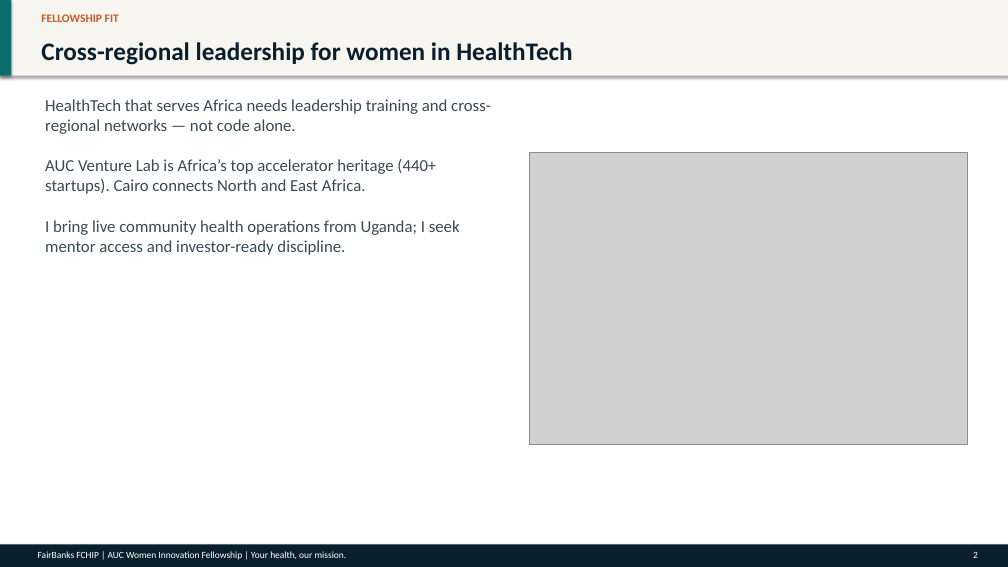
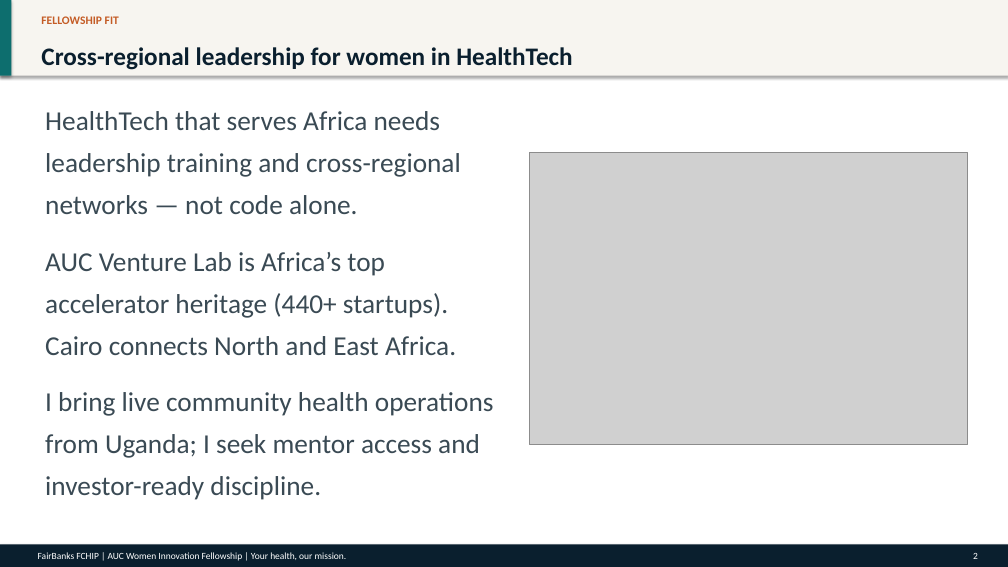
Before and after one commit to WASSWA2624/fairbanks, a slide deck: slide 2 of applications/auc/documents/auc_ppt.pptx. Drawn at 1008x567 pixels with LibreOffice and Linux fonts; fonts in the diff are those of the drawing; grey boxes stand for pictures. Boxes give left, top, right and bottom in pixels: in the first picture for what was removed or moved away, otherwise in the second. Text is boxed around its words. In the diff, an @@ line names an element or a change of style, - is before the commit and + after.

Commit message:
Enhance PowerPoint generation scripts across multiple applications by introducing balanced text box sizing and vertical alignment for improved readability. Update font sizes for various text elements to ensure consistency and clarity in presentations. Adjust document formatting rules to align with project branding and enhance overall presentation quality.

```diff
--- a/applications/auc/documents/auc_ppt.pptx
+++ b/applications/auc/documents/auc_ppt.pptx
@@ text "FELLOWSHIP FIT" at [41,16,119,24]: line spacing 1 to 1.15; more space between paragraphs @@
@@ text "Cross-regional leadership for women in ..." at [41,47,572,70]: line spacing 1 to 1.15; more space between paragraphs @@
@@ text at [45,111,494,500]: text changed; size 16 to 26 pt @@
-HealthTech that serves Africa needs leadership training and cross-regional networks — not code alone.
-AUC Venture Lab is Africa’s top accelerator heritage (440+ startups). Cairo connects North and East Africa.
-I bring live community health operations from Uganda; I seek mentor access and investor-ready discipline.
+HealthTech that serves Africa needs leadership training and cross-regional networks — not code alone.
+AUC Venture Lab is Africa’s top accelerator heritage (440+ startups). Cairo connects North and East Africa.
+I bring live community health operations from Uganda; I seek mentor access and investor-ready discipline.
```
Also in this commit, not shown: 8 other slides changed, 50 other files.
